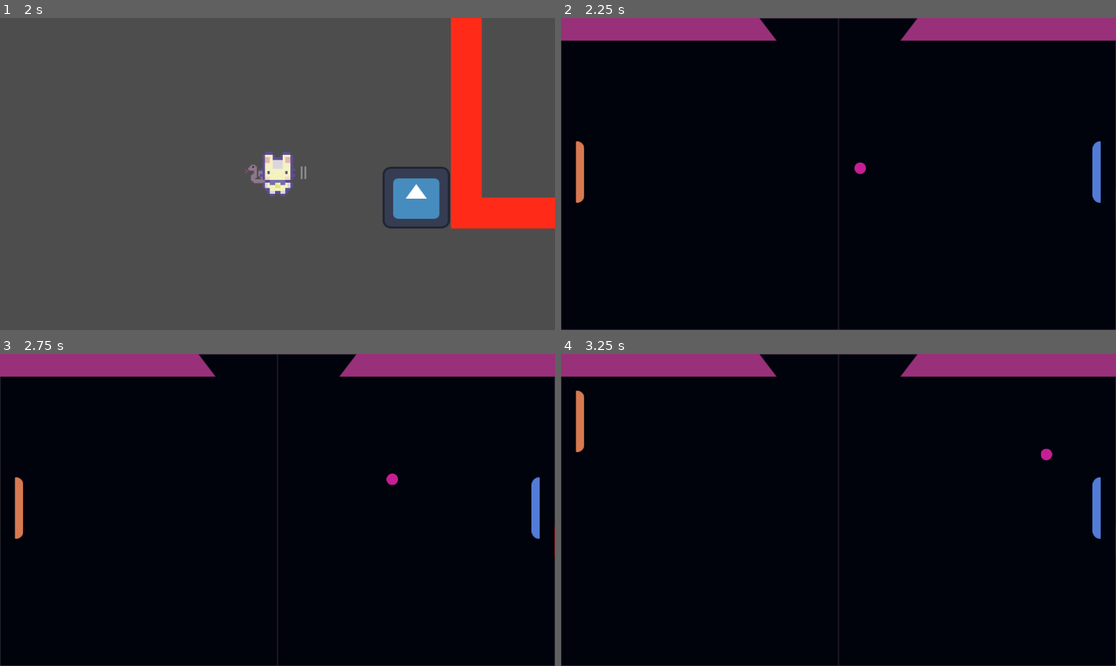
Above: before the commit, frames 1-4 (two rows, left to right).
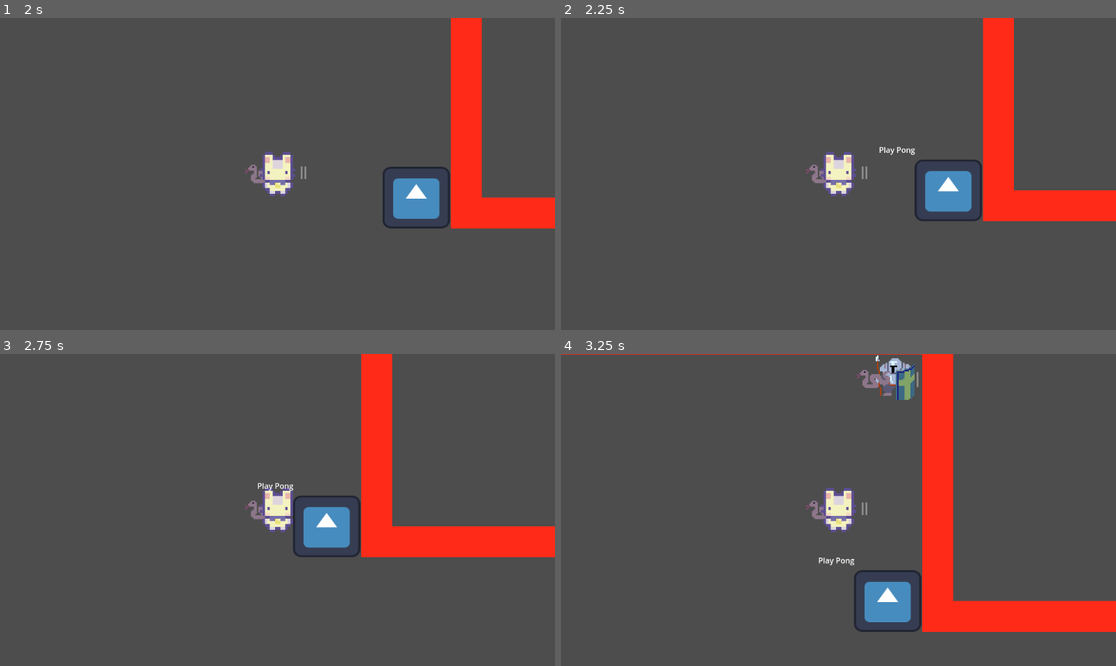
Above: after the commit, the same moments.

Repository: Bug-Bone-Studios/Ant---Godot-game-Unnamed-
Game: Godot game, scene res://main/Scenes/worlds/world.tscn
Same seed, same stepped clock (60 frames per second), same inputs: the game is played once before the commit and once after it. The engine's default icon, where the game draws it, is replaced by a stand-in: a white triangle on a blue panel in a dark square.
Inputs:
- Up to frame 1 (2 s): tap Enter at 0.5 s; hold D (move_right) 0.53-1.28 s; tap F (interact) at 0.6 s; hold S (move_down) from 1.28 s (still down); tap Shift (sprint) at 1.35 s
- Up to frame 2 (2.25 s): release S (move_down) at 2.03 s; hold D (move_right) from 2.03 s (still down); tap F (interact) at 2.1 s
- Up to frame 3 (2.75 s): keep holding D (move_right)
- Up to frame 4 (3.25 s): release D (move_right) at 2.78 s; hold W (move_up) from 2.78 s (still down); tap Shift (sprint) at 2.85 s

Frame 1 is identical in both runs. In frame 2, 100% of the frame differs, in the area x 0-100%, y 0-100%; in frame 3, 100%; in frame 4, 100%.

Commit message:
interactable label

Diff:
--- a/main/Scenes/Games/pong_game.tscn
+++ b/main/Scenes/Games/pong_game.tscn
@@ -6,7 +6,7 @@
 [ext_resource type="PackedScene" uid="uid://cmrs4hgxgcb4h" path="res://arcade games/pong/Scenes/pong_world.tscn" id="4_dhsai"]
 
 [sub_resource type="CircleShape2D" id="CircleShape2D_vkrsj"]
-radius = 192.0
+radius = 160.19987
 
 [sub_resource type="RectangleShape2D" id="RectangleShape2D_63mpx"]
 size = Vector2(144, 128)
@@ -35,5 +35,13 @@
 position = Vector2(-440, -24)
 playable_scene = ExtResource("4_dhsai")
 
+[node name="game_label" type="Label" parent="."]
+visible = false
+offset_left = -144.0
+offset_top = -96.0
+offset_right = -83.0
+offset_bottom = -73.0
+text = "Play Pong"
+
 [connection signal="area_entered" from="player_detector" to="." method="_on_player_detector_area_entered"]
 [connection signal="area_exited" from="player_detector" to="." method="_on_player_detector_area_exited"]
--- a/main/Scenes/Players.Enemies/player_rework.tscn
+++ b/main/Scenes/Players.Enemies/player_rework.tscn
@@ -35,6 +35,7 @@
 max_health = 100
 
 [node name="interactable_detector" type="Area2D" parent="." groups=["player"]]
+visible = false
 
 [node name="interactable_detector_radius" type="CollisionShape2D" parent="interactable_detector"]
 shape = SubResource("CircleShape2D_itb3j")
--- a/main/Scripts/pong_game.gd
+++ b/main/Scripts/pong_game.gd
@@ -1,14 +1,20 @@
-# PongMachine.gd (on the machine node in your world)
 extends Node2D
+class_name PongGame
 
 @onready var playable_comp := $PlayableGameComponent
+@onready var game_label := $game_label
+
 var player_nearby := false
 
 func _on_player_detector_area_entered(a: Area2D) -> void:
-	if a.is_in_group("player"): player_nearby = true
+	if a.is_in_group("player"):
+		player_nearby = true
+		game_label.show()
 
 func _on_player_detector_area_exited(a: Area2D) -> void:
-	if a.is_in_group("player"): player_nearby = false
+	if a.is_in_group("player"):
+		player_nearby = false
+		game_label.hide()
 
 func _process(_d: float) -> void:
 	if player_nearby and Input.is_action_just_pressed("interact"):
